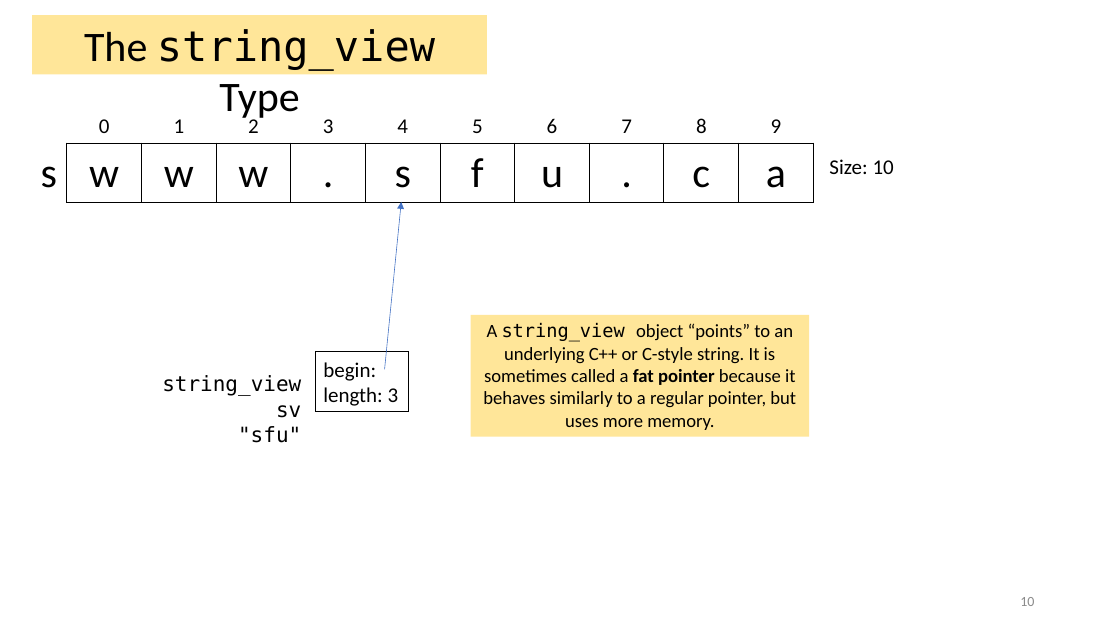
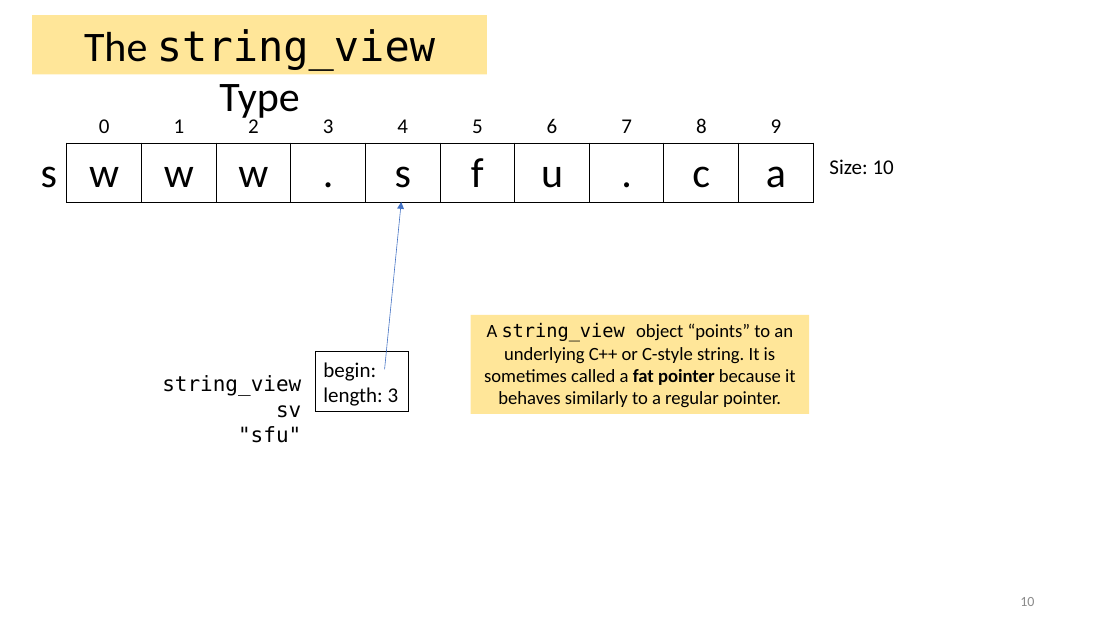
Before and after one commit to tjd1234/cmpt225fall2023, a slide deck: slide 10 of lecture_notes/week12/week12_strings.pptx. Drawn at 1120x630 pixels with LibreOffice and Linux fonts; fonts in the diff are those of the drawing. Boxes give left, top, right and bottom in pixels: in the first picture for what was removed or moved away, otherwise in the second. Text is boxed around its words. In the diff, an @@ line names an element or a change of style, - is before the commit and + after.

```diff
--- a/lecture_notes/week12/week12_strings.pptx
+++ b/lecture_notes/week12/week12_strings.pptx
@@ rectangle "A string_view object “points” to ...": place and size @@
-rectangle "A string_view object “points” to ..." at box(471, 315, 809, 437)
+rectangle "A string_view object “points” to ..." at box(471, 315, 809, 414)
@@ text in rectangle at box(484, 322, 796, 408): text changed @@
-A string_view object “points” to an underlying C++ or C-style string. It is sometimes called a fat pointer because it behaves similarly to a regular pointer, but uses more memory.
+A string_view object “points” to an underlying C++ or C-style string. It is sometimes called a fat pointer because it behaves similarly to a regular pointer.
```
Also in this commit, not shown: 16 other slides changed, 3 other files.
